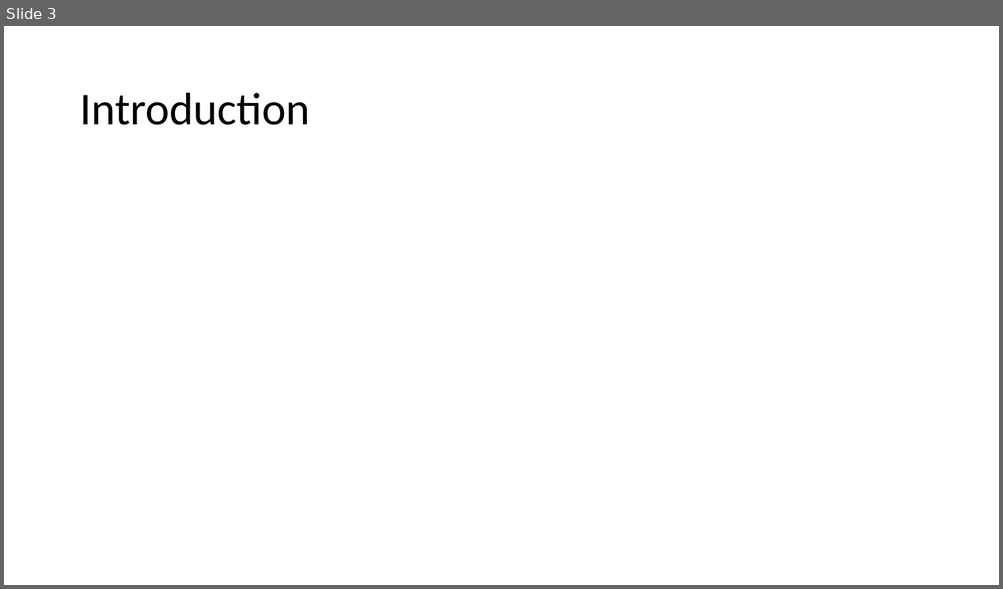
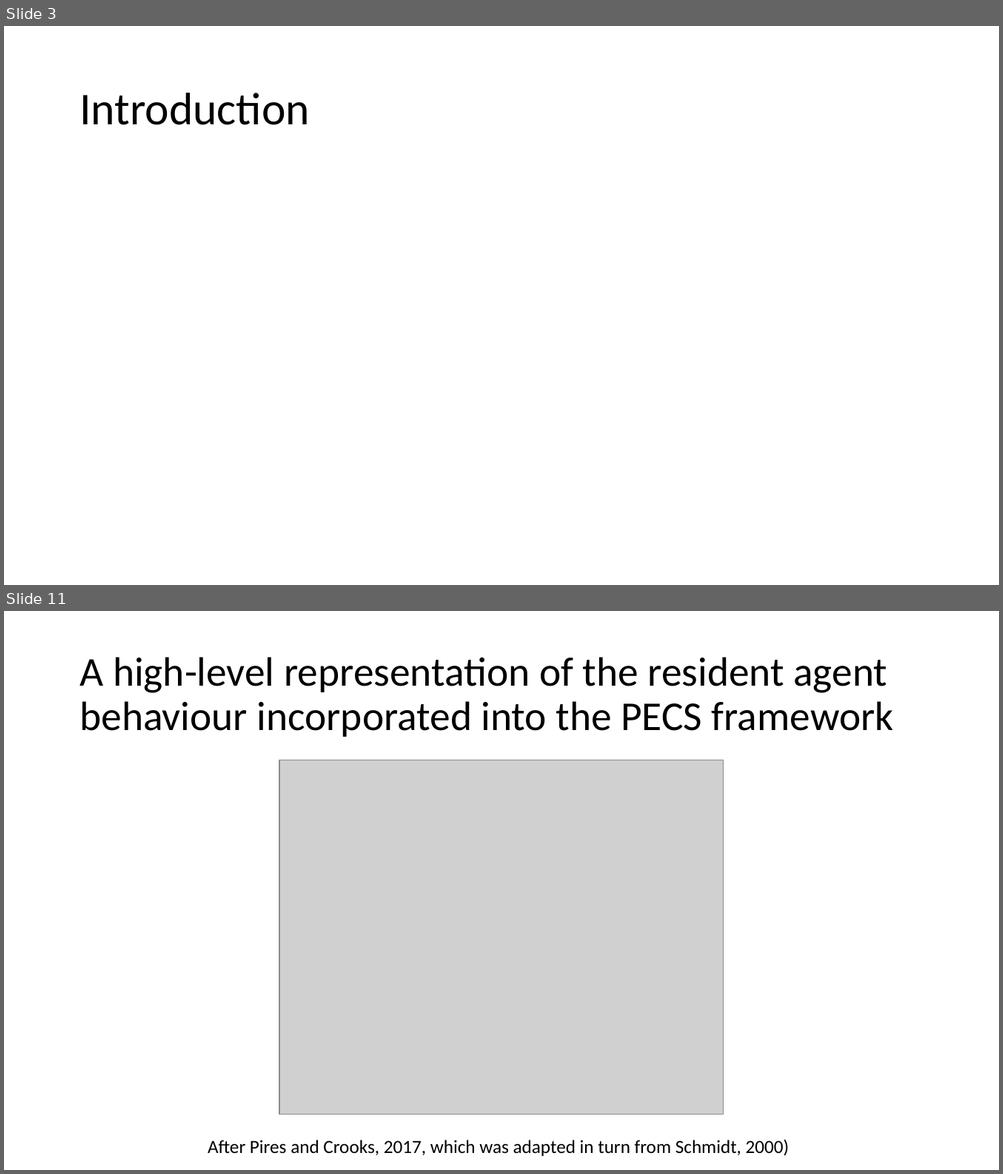
Before and after one commit to abmgis/abmgis, a slide deck: Chapter07-ModellingHumanBehaviour/Chapter7.pptx. Shown one above the other, each under a label of ours: slide 3 before the commit, slides 3 and 11 after it; the slides between them are not shown. The pictures are 1003x589 and 1003x1174 pixels, drawn with LibreOffice and Linux fonts; fonts in the diff are those of the drawing; grey boxes stand for pictures. Boxes give left, top, right and bottom in pixels: in the first picture for what was removed or moved away, otherwise in the second. Text is boxed around its words. In the diff, an @@ line names an element or a change of style, - is before the commit and + after.

```diff
--- a/Chapter07-ModellingHumanBehaviour/Chapter7.pptx
+++ b/Chapter07-ModellingHumanBehaviour/Chapter7.pptx
@@ slide 11 added at (x1=4, y1=611, x2=999, y2=1170), background #FFFFFF @@
@@ title added at (x1=79, y1=657, x2=893, y2=737), 39.6 pt, text #000000 @@
+A high-level representation of the resident agent behaviour incorporated into the PECS framework
@@ picture added at (x1=279, y1=760, x2=723, y2=1116) @@
@@ text added at (x1=208, y1=1140, x2=789, y2=1156), 18 pt, text #000000 @@
+After Pires and Crooks, 2017, which was adapted in turn from Schmidt, 2000)
```
Also in this commit, not shown: 7 other slides added, 1 other file.
